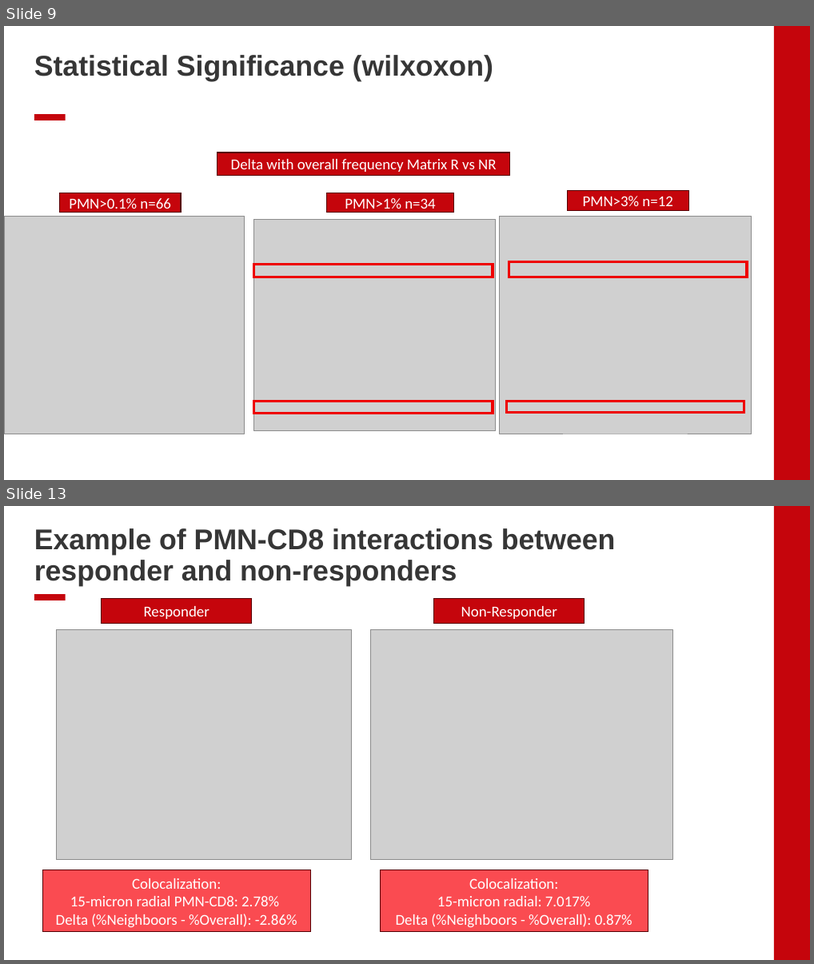
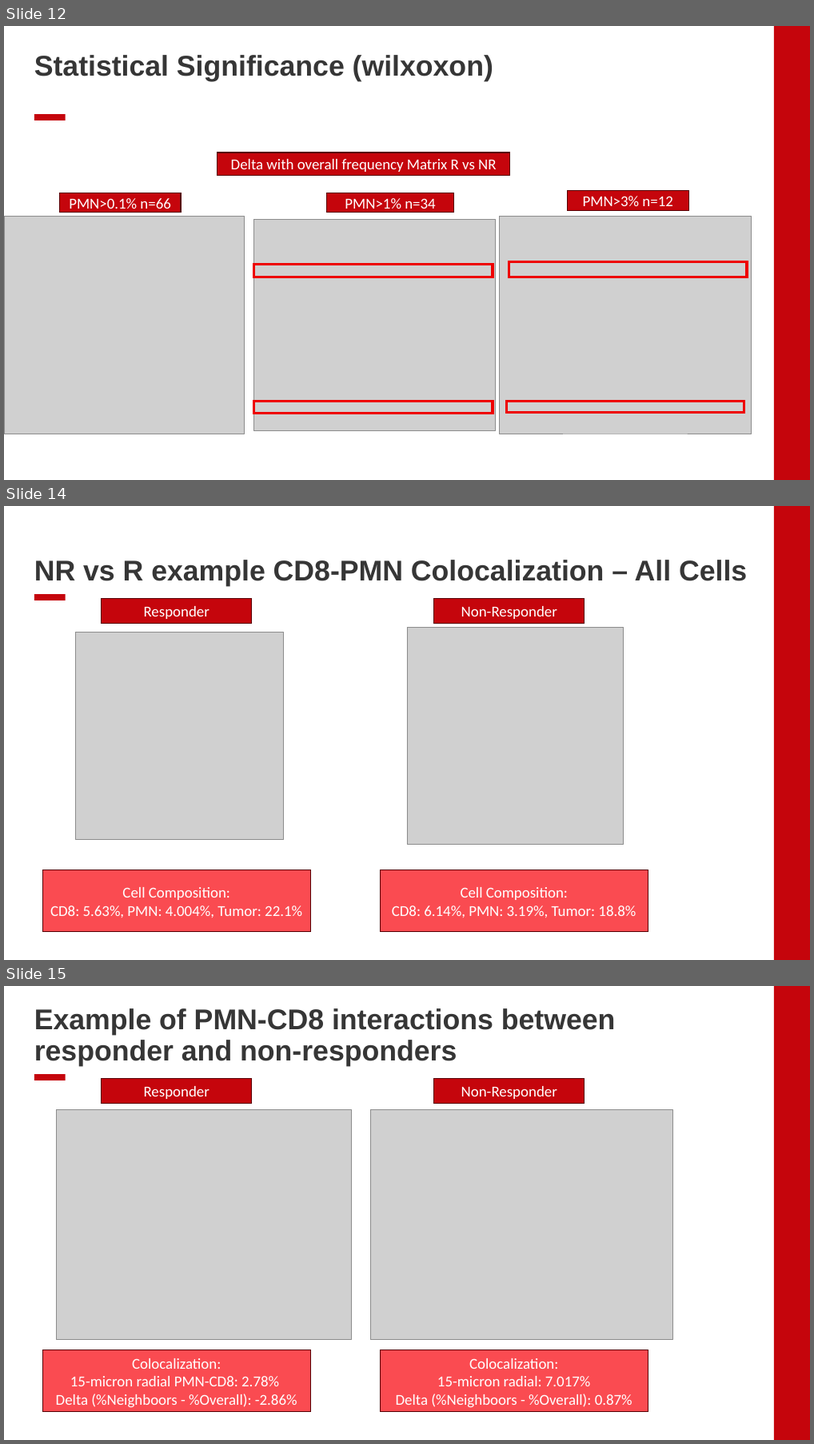
Before and after one commit to EDJohns/2025-Dinh-Lab-Research-Project, a slide deck: Shapiro 2025 Project/Weekly Updates/Lab Meeting Presentation 7_22_25.pptx. Shown one above the other, each under a label of ours: slides 9 and 13 before the commit, slides 12, 14 and 15 after it; the slides between them are not shown. The pictures are 814x964 and 814x1444 pixels, drawn with LibreOffice and Linux fonts; fonts in the diff are those of the drawing; grey boxes stand for pictures; background and template pictures are left out. Boxes give left, top, right and bottom in pixels: in the first picture for what was removed or moved away, otherwise in the second. Text is boxed around its words. In the diff, an @@ line names an element or a change of style, - is before the commit and + after.

```diff
--- a/Shapiro 2025 Project/Weekly Updates/Lab Meeting Presentation 7_22_25.pptx
+++ b/Shapiro 2025 Project/Weekly Updates/Lab Meeting Presentation 7_22_25.pptx
@@ slide 14 added at bbox=[4, 506, 810, 960], background #FFFFFF; not listed: 2 template elements that a slide beside it also shows @@
@@ title added at bbox=[34, 560, 747, 586], 34 pt, text #363636, bold @@
+NR vs R example CD8-PMN Colocalization – All Cells
@@ rectangle added at bbox=[102, 598, 252, 623], fill #C5050C, outline #560205 1 pt, 18 pt, text #FFFFFF @@
+Responder
@@ rectangle added at bbox=[434, 598, 585, 623], fill #C5050C, outline #560205 1 pt, 18 pt, text #FFFFFF @@
+Non-Responder
@@ picture added at bbox=[76, 632, 284, 840] @@
@@ picture added at bbox=[407, 627, 624, 844] @@
@@ rectangle added at bbox=[42, 869, 310, 932], fill #FA4B51, outline #560205 1 pt, 18 pt, text #FFFFFF @@
+Cell Composition:
+CD8: 5.63%, PMN: 4.004%, Tumor: 22.1%
@@ rectangle added at bbox=[380, 869, 648, 932], fill #FA4B51, outline #560205 1 pt, 18 pt, text #FFFFFF @@
+Cell Composition:
+CD8: 6.14%, PMN: 3.19%, Tumor: 18.8%
@@ what was slide 9 is now slide 12 @@
@@ what was slide 13 is now slide 15 @@
```
Also in this commit, not shown: 6 slides changed, 6 other slides added.
